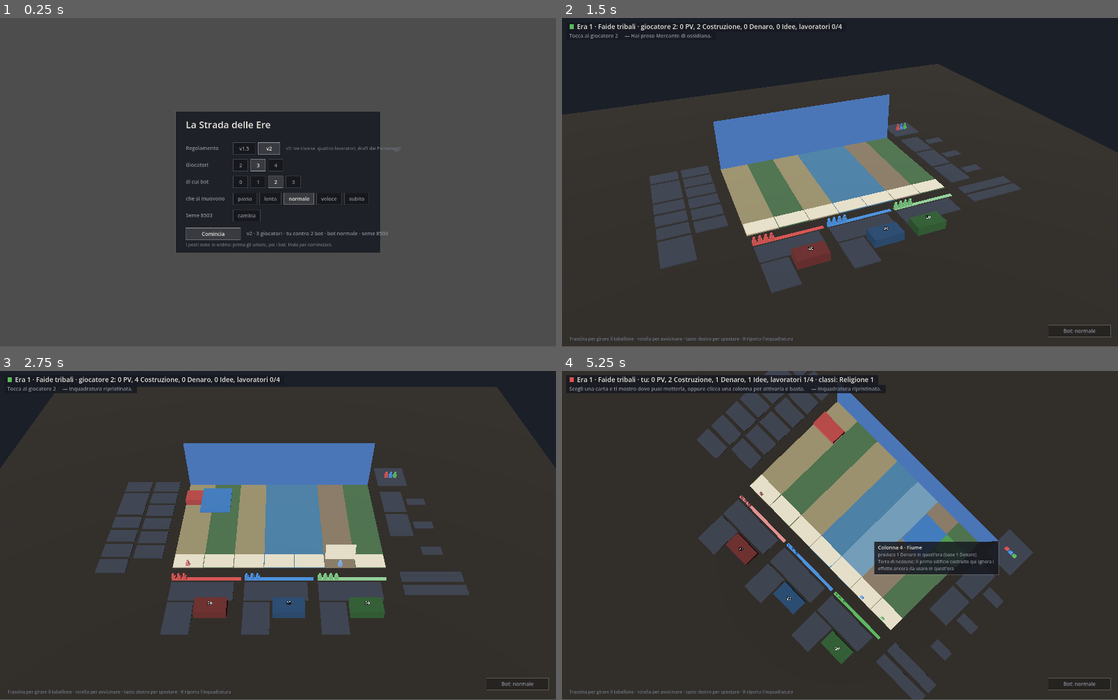
Above: before the commit, frames 1-4 (two rows, left to right).
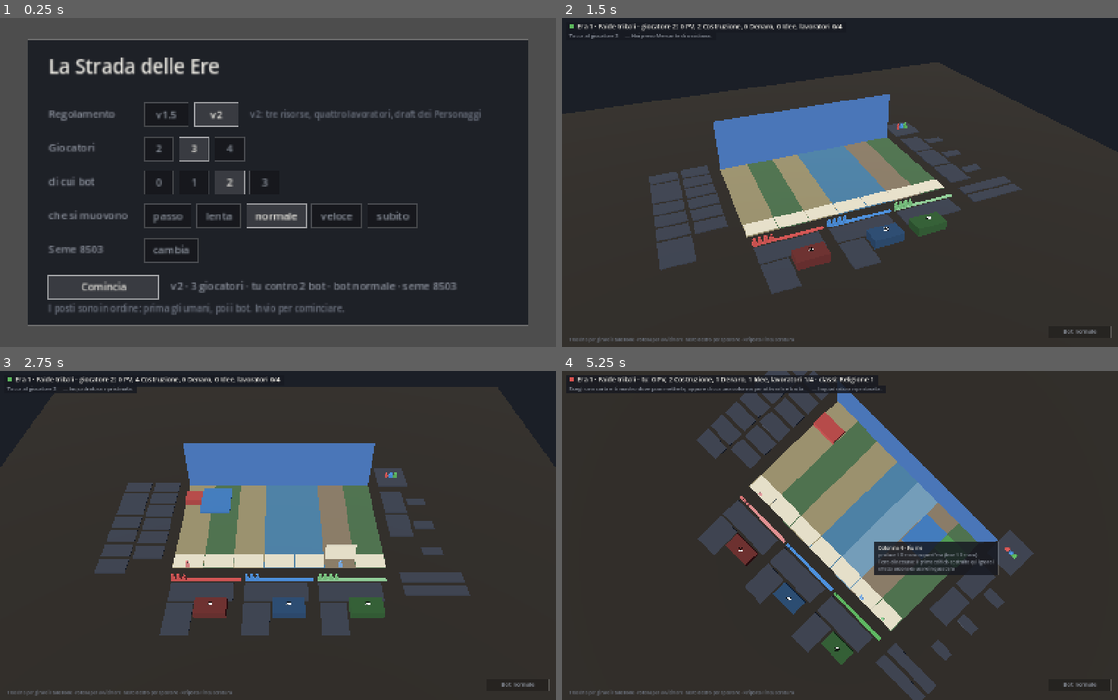
Above: after the commit, the same moments.

Repository: Tannoiser2/The-Street
Game: Godot game, scene res://scenes/gioca.tscn
The game is run twice, just before and just after one commit, with the same random seed, the same clock (stepped at 60 frames per second) and the same inputs.
Inputs (mouse positions are in pixels of both pictures, inside the frame that each line leads up to):
- Up to frame 1 (0.25 s): no input
- Up to frame 2 (1.5 s): tap Enter at 0.5, 0.6 s; move the mouse to (962, 166) at 0.52 s; click (962, 166) at 0.67 s; tap Space at 0.77, 1.25 s; drag from (728, 198) to (812, 248) at 1.27 s
- Up to frame 3 (2.75 s): move the mouse to (333, 463) at 2.02 s; tap R at 2.1 s; click (333, 463) at 2.17 s
- Up to frame 4 (5.25 s): drag from (812, 601) to (673, 486) at 2.77 s; move the mouse to (1006, 584) at 3.52 s; tap Keypad Enter at 3.6 s; click (1006, 584) at 3.67 s; tap Space at 3.77, 5 s; tap Enter at 4.25, 5.1 s; drag from (673, 486) to (756, 453) at 4.27 s; move the mouse to (867, 535) at 5.02 s; click (867, 535) at 5.17 s
In our replay, the window is 800x473 before the commit and 800x474 after it. These sizes can differ from the game's own. Grey fills any space a smaller window leaves; there, only what the larger window draws over its background counts as a difference.

The runs differ from the first frame. In frame 1, 63% of the frame differs, in the area x 5-95%, y 6-94%; in frame 2, 2.6%; in frame 3, 2.0%; in frame 4, 2.8%.

Commit message:
Menu d'inizio e riepilogo finale ingranditi; interfaccia che scala con lo schermo (registro 140)
Co-Authored-By: Claude Opus 5.5 <noreply@anthropic.com>
Claude-Session: https://claude.ai/code/session_014QusJSVCrj3ZCjDYDQmZ2R

Diff:
--- a/project.godot
+++ b/project.godot
@@ -13,6 +13,8 @@
 
 window/size/viewport_width=1520
 window/size/viewport_height=900
+window/stretch/mode="canvas_items"
+window/stretch/aspect="expand"
 
 [input_devices]
 
--- a/scripts/view/gioca.gd
+++ b/scripts/view/gioca.gd
@@ -1044,18 +1044,38 @@
 const RIEP_COL := 86.0        # larghezza di una colonna di punti
 const RIEP_NOME := 176.0      # la prima colonna: posto, colore, giocatore
 
+# LA LENTE (registro 140). Il designer, sull'iPad: "il menu iniziale e il
+# resoconto finale sono troppo piccoli e non si legge nulla". I due pannelli
+# si disegnano alla loro misura e poi si ingrandiscono fino a riempire buona
+# parte dello schermo; i tasti si registrano gia' ingranditi, cosi' il tocco
+# cade dove si vede.
+var _lente := Transform2D.IDENTITY
+
+func _metti_lente(largo: float, alto: float) -> Rect2:
+	var schermo := _hud.get_viewport_rect().size
+	var k := clampf(minf(schermo.x * 0.9 / largo, schermo.y * 0.88 / alto), 1.0, 2.6)
+	var origine := Vector2((schermo.x - largo * k) / 2.0, (schermo.y - alto * k) / 2.0)
+	_lente = Transform2D(0.0, Vector2(k, k), 0.0, origine)
+	_hud.draw_set_transform_matrix(_lente)
+	return Rect2(Vector2.ZERO, Vector2(largo, alto))
+
+func _togli_lente() -> void:
+	_lente = Transform2D.IDENTITY
+	_hud.draw_set_transform_matrix(_lente)
+
 func _disegna_riepilogo(font: Font, gs: GameState) -> void:
+	_disegna_riepilogo_dentro(font, gs)
+	_togli_lente()
+
+func _disegna_riepilogo_dentro(font: Font, gs: GameState) -> void:
 	var cols := Riepilogo.colonne(gs)
 	var righe := Riepilogo.righe(gs)
-	var schermo := _hud.get_viewport_rect().size
-	var largo: float = minf(RIEP_NOME + (cols.size() + 1) * RIEP_COL + 48.0,
-		schermo.x - 40.0)
+	var largo: float = RIEP_NOME + (cols.size() + 1) * RIEP_COL + 48.0
 	var alto := 128.0 + righe.size() * 46.0 + 56.0
-	var r := Rect2(Vector2((schermo.x - largo) / 2.0, (schermo.y - alto) / 2.0),
-		Vector2(largo, alto))
+	var r := _metti_lente(largo, alto)
 	# Piu' coperto degli altri pannelli: questo e' una tabella di numeri e ci
 	# cadono sotto le carte del tavolo, che la rendevano illeggibile.
-	_hud.draw_rect(r, Color(0.07, 0.08, 0.10, 0.97), true)
+	_hud.draw_rect(r, Color(0.07, 0.08, 0.10, 1.0), true)
 	_hud.draw_rect(r, Color(1, 1, 1, 0.18), false, 1.0)
 	var x := r.position.x + 24.0
 	var y := r.position.y + 46.0
@@ -1082,7 +1102,7 @@
 		_hud.draw_rect(Rect2(Vector2(x, y - 11.0), Vector2(11, 11)),
 			VISTA.colore_giocatore(pl), true)
 		_hud.draw_string(font, Vector2(x + 20.0, y),
-			"%d.  %s" % [int(riga["posto"]), _nome_giocatore(pl)],
+			"%d.  %s" % [int(riga["posto"]), _nome_corto(pl)],
 			HORIZONTAL_ALIGNMENT_LEFT, RIEP_NOME - 24.0, 14, CHIARO)
 		cx = x + RIEP_NOME
 		for c in cols:
@@ -1098,10 +1118,14 @@
 
 		# Sotto la riga: l'eredita' segreta, che adesso e' scoperta sul tavolo,
 		# e quel che resta fuori dalle colonne.
-		var sotto := "nessuna eredita'"
+		# La testa del bot va qui sotto: nella colonna del nome, ingrandita
+		# dalla lente, veniva tagliata a meta' ("bot · C").
+		var sotto := "" if inizio.e_umano(pl) else "%s · " % inizio.nome_strategia(pl)
 		if str(riga["eredita_nome"]) != "":
-			sotto = "eredita': %s · %d" % [riga["eredita_nome"],
+			sotto += "eredita': %s · %d" % [riga["eredita_nome"],
 				int(riga["eredita_punti"])]
+		else:
+			sotto += "nessuna eredita'"
 		sotto += " · %d edifici in piedi" % int(riga["edifici"])
 		var resto := Riepilogo.altro(gs, riga)
 		if resto != 0: sotto += " · altro %d" % resto
@@ -1113,6 +1137,11 @@
 		{"che": "menu"}, 150.0)
 	_tasto(font, "Guarda il tavolo", Vector2(t.end.x + 10.0, t.position.y),
 		false, {"che": "tavolo"}, 160.0)
+
+# Il nome senza la strategia, per la colonna stretta del riepilogo.
+func _nome_corto(i: int) -> String:
+	if not inizio.e_umano(i): return "giocatore %d (bot)" % i
+	return _nome_giocatore(i)
 
 func _nome_giocatore(i: int) -> String:
 	# Il bot dice anche che testa ha: guardarlo giocare senza sapere cosa
@@ -1128,17 +1157,19 @@
 # I posti sono in ordine - prima gli umani, poi i bot - quindi chi gioca da
 # solo e' sempre il giocatore 0 e sa dove guardare. Con piu' umani si gioca a
 # turno sullo stesso schermo; con zero si guarda giocare.
-const SCELTA_LARGO := 560.0
+const SCELTA_LARGO := 680.0
 const SCELTA_ALTO := 296.0
 const RIGA_ALTA := 46.0
 
 func _disegna_scelta(font: Font) -> void:
-	var schermo := _hud.get_viewport_rect().size
+	_disegna_scelta_dentro(font)
+	_togli_lente()
+
+func _disegna_scelta_dentro(font: Font) -> void:
 	# Il pannello cresce con la riga della velocita', che c'e' solo se al
 	# tavolo siede almeno un bot.
 	var alto := SCELTA_ALTO + RIGA_ALTA + (RIGA_ALTA if inizio.bot > 0 else 0.0)
-	var r := Rect2(Vector2((schermo.x - SCELTA_LARGO) / 2.0,
-		(schermo.y - alto) / 2.0), Vector2(SCELTA_LARGO, alto))
+	var r := _metti_lente(SCELTA_LARGO, alto)
 	_hud.draw_rect(r, SFONDO, true)
 	_hud.draw_rect(r, Color(1, 1, 1, 0.18), false, 1.0)
 	var x := r.position.x + 28.0
@@ -1224,7 +1255,8 @@
 	var m := font.get_string_size(testo, HORIZONTAL_ALIGNMENT_LEFT, -1, 14).x
 	_hud.draw_string(font, r.position + Vector2((largo - m) / 2.0, 21.0), testo,
 		HORIZONTAL_ALIGNMENT_LEFT, -1, 14, CHIARO if acceso else SPENTO)
-	_bottoni.append({"rect": r, "scelta": dato})
+	# Il tasto si registra dove si vede: con la lente, ingrandito.
+	_bottoni.append({"rect": Rect2(_lente * r.position, r.size * _lente.get_scale()), "scelta": dato})
 	return r
 
 func _applica_scelta(d: Dictionary) -> void:
Not shown, added: scripts/tools/scatta_gioca.gd.uid
Not shown, changed: docs/domande-aperte.md
